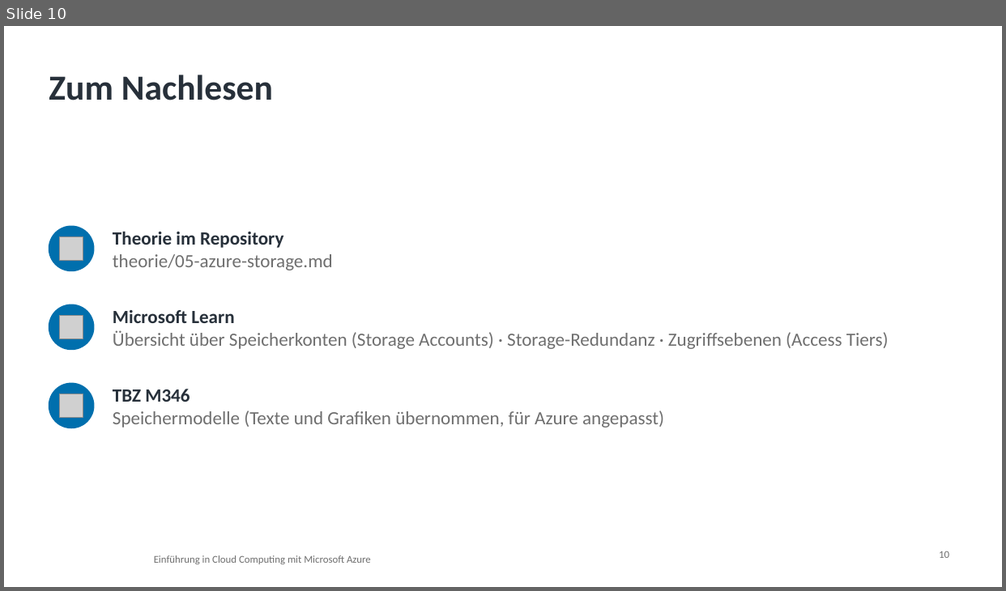
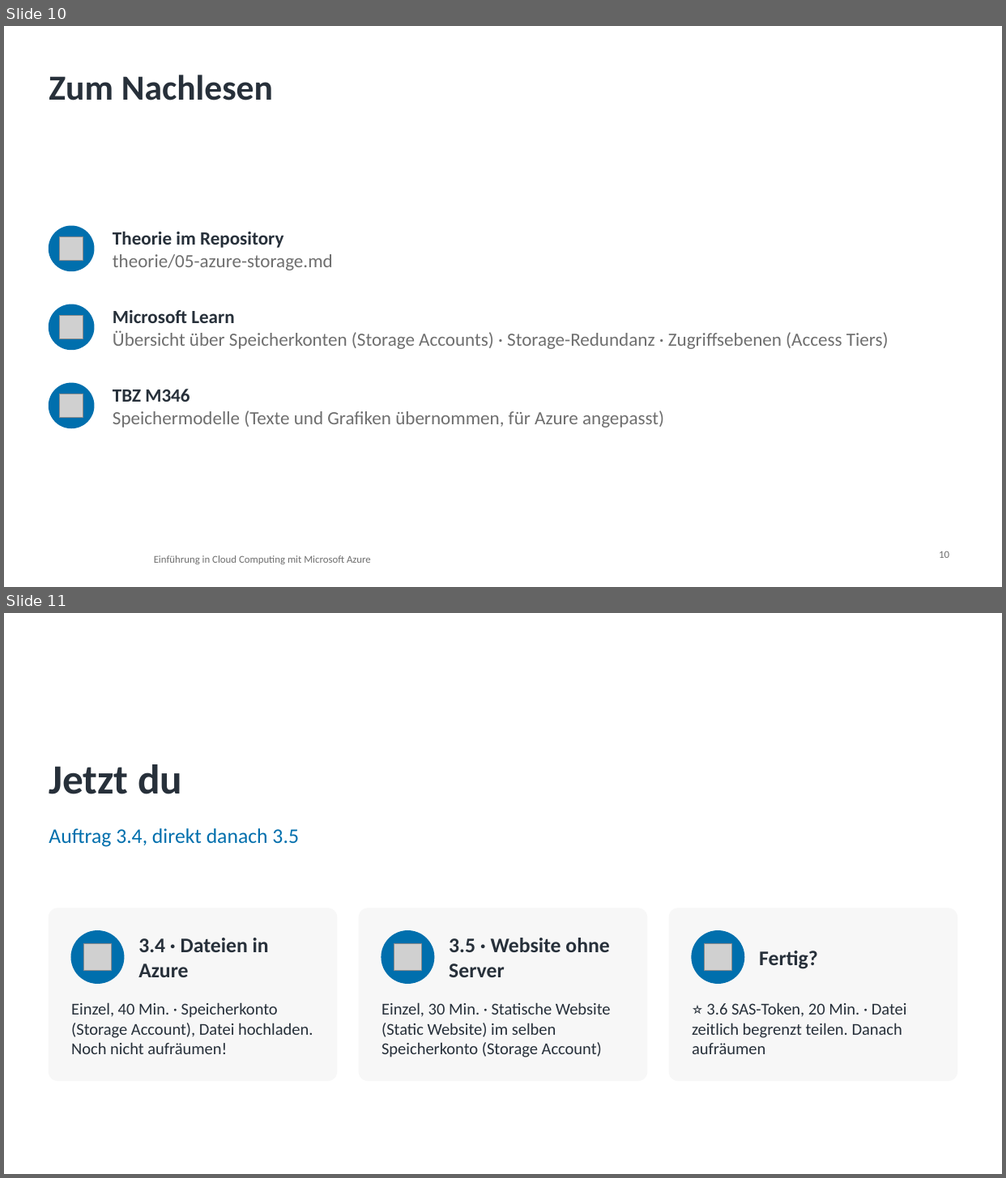
Before and after one commit to pat-teacher/azure-basics-training, a slide deck: praesentationen/input-05-azure-storage.pptx. Shown one above the other, each under a label of ours: slide 10 before the commit, slides 10 and 11 after it. The pictures are 1006x591 and 1006x1178 pixels, drawn with LibreOffice and Linux fonts; fonts in the diff are those of the drawing; grey boxes stand for pictures; background and template pictures are left out. Boxes give left, top, right and bottom in pixels: in the first picture for what was removed or moved away, otherwise in the second. Text is boxed around its words. In the diff, an @@ line names an element or a change of style, - is before the commit and + after.

Commit message:
Update course materials: clarify tasks for Azure Storage and add sequential instructions for assignments 3.4 and 3.5

```diff
--- a/praesentationen/input-05-azure-storage.pptx
+++ b/praesentationen/input-05-azure-storage.pptx
@@ slide 11 added at box(4, 613, 1002, 1174), background #FFFFFF @@
@@ title added at box(49, 764, 182, 794), 40 pt, text #27303A, bold @@
+Jetzt du
@@ text added at box(49, 828, 299, 847), 20 pt, text #006FAD @@
+Auftrag 3.4, direkt danach 3.5
@@ rounded rectangle added at box(49, 909, 336, 1081), fill #F7F7F7, outline #F7F7F7 1 pt @@
@@ rounded rectangle added at box(359, 909, 646, 1081), fill #F7F7F7, outline #F7F7F7 1 pt @@
@@ rounded rectangle added at box(670, 909, 957, 1081), fill #F7F7F7, outline #F7F7F7 1 pt @@
@@ ellipse added at box(71, 931, 124, 983), fill #006FAD, outline #006FAD 1 pt @@
@@ picture added at box(84, 944, 111, 971) @@
@@ text added at box(138, 938, 269, 977), 20 pt, text #27303A, bold @@
+3.4 · Dateien in Azure
@@ ellipse added at box(381, 931, 434, 983), fill #006FAD, outline #006FAD 1 pt @@
@@ picture added at box(394, 944, 421, 971) @@
@@ text added at box(449, 938, 609, 977), 20 pt, text #27303A, bold @@
+3.5 · Website ohne Server
@@ ellipse added at box(692, 931, 744, 983), fill #006FAD, outline #006FAD 1 pt @@
@@ picture added at box(705, 944, 731, 971) @@
@@ text added at box(759, 951, 818, 969), 20 pt, text #27303A, bold @@
+Fertig?
@@ text added at box(71, 1003, 313, 1054), 16 pt, text #27303A @@
+Einzel, 40 Min. · Speicherkonto (Storage Account), Datei hochladen. Noch nicht aufräumen!
@@ text added at box(381, 1003, 611, 1058), 16 pt, text #27303A @@
+Einzel, 30 Min. · Statische Website (Static Website) im selben Speicherkonto (Storage Account)
@@ text added at box(692, 1003, 907, 1054), 16 pt, text #27303A @@
+⭐ 3.6 SAS-Token, 20 Min. · Datei zeitlich begrenzt teilen. Danach aufräumen
```
Also in this commit, not shown: 1 slide removed, 2 other files.
